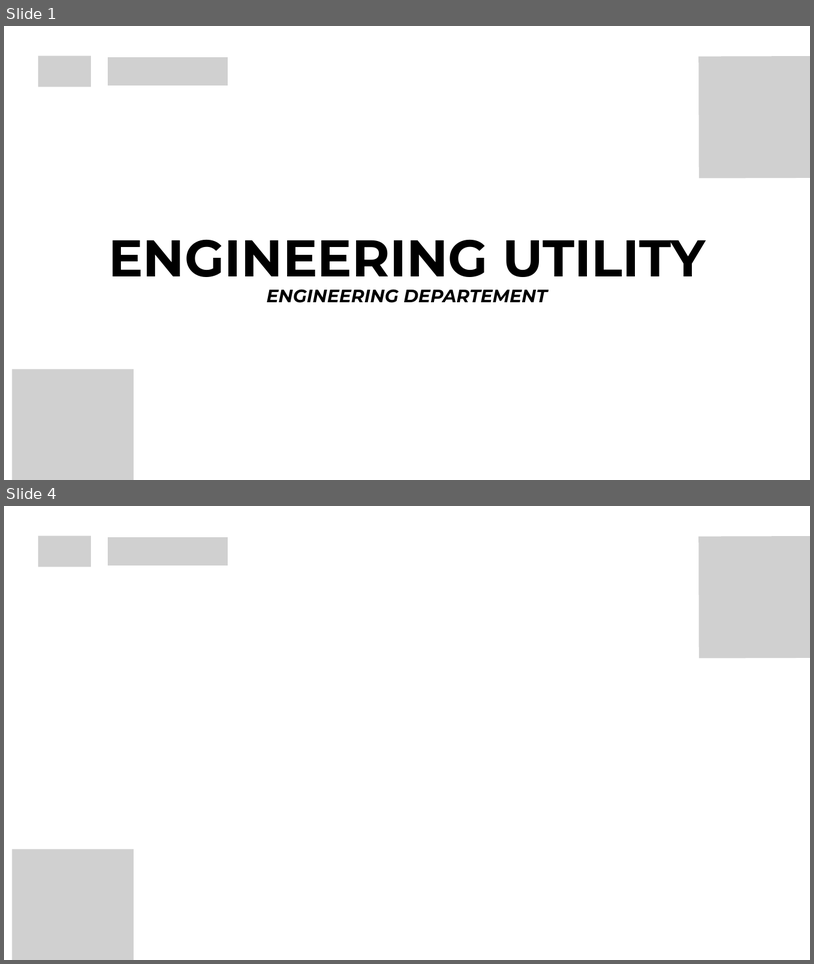
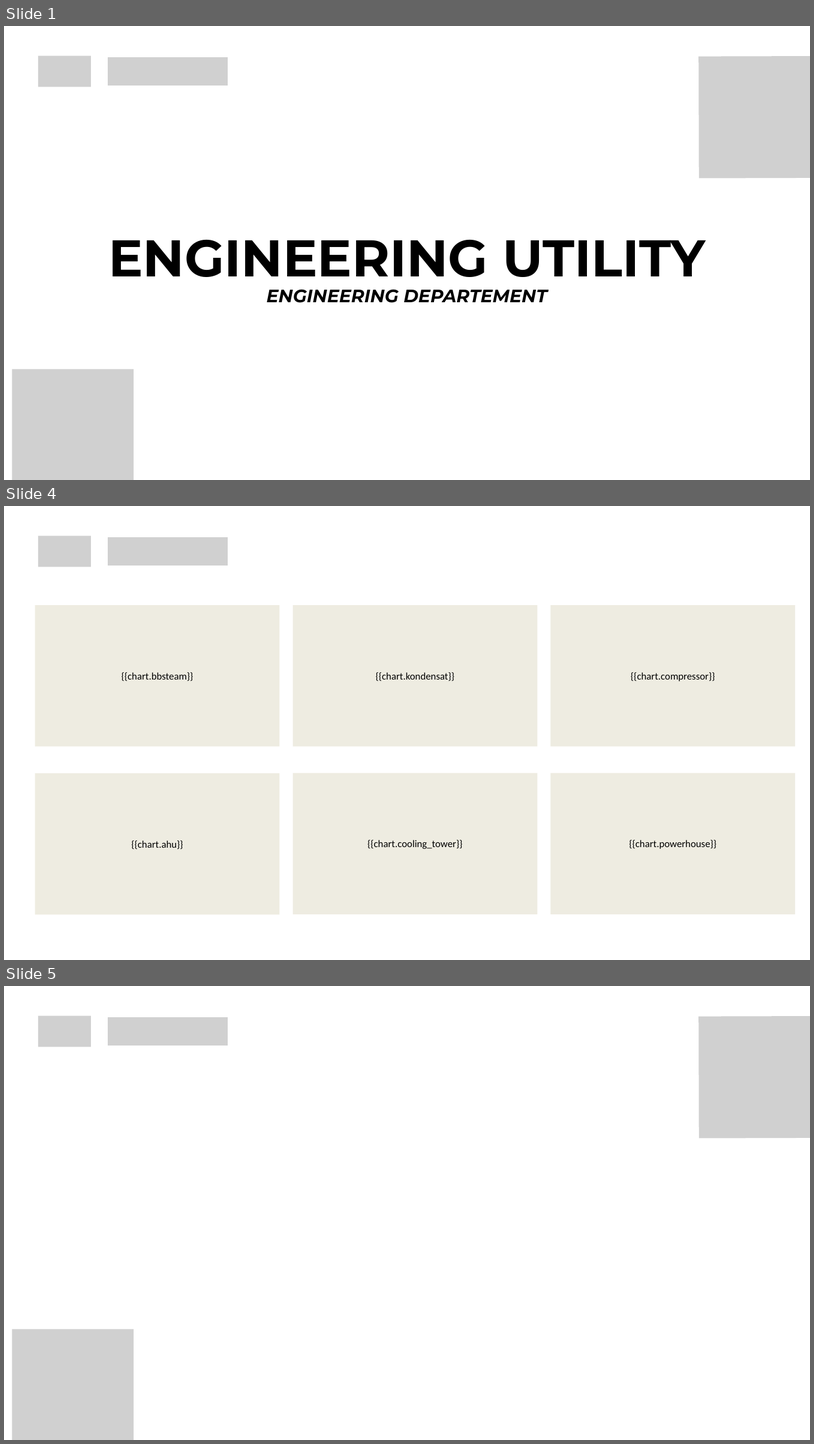
Before and after one commit to Praja04/Engineering, a slide deck: public/assets/templates/pptx/template_eut.pptx. Shown one above the other, each under a label of ours: slides 1 and 4 before the commit, slides 1, 4 and 5 after it; the slides between them are not shown. The pictures are 814x964 and 814x1444 pixels, drawn with LibreOffice and Linux fonts; fonts in the diff are those of the drawing; grey boxes stand for pictures. Boxes give left, top, right and bottom in pixels: in the first picture for what was removed or moved away, otherwise in the second. Text is boxed around its words. In the diff, an @@ line names an element or a change of style, - is before the commit and + after.

```diff
--- a/public/assets/templates/pptx/template_eut.pptx
+++ b/public/assets/templates/pptx/template_eut.pptx
@@ slide 4 added at (4, 506, 810, 960), background #FFFFFF @@
@@ picture added at (38, 536, 91, 567) @@
@@ picture added at (108, 537, 228, 565) @@
@@ rectangle added at (35, 605, 280, 747), fill #EEECE1, 18 pt, text #000000 @@
+{{chart.bbsteam}}
@@ rectangle added at (293, 605, 538, 747), fill #EEECE1, 18 pt, text #000000 @@
+{{chart.kondensat}}
@@ rectangle added at (551, 605, 795, 747), fill #EEECE1, 18 pt, text #000000 @@
+{{chart.compressor}}
@@ rectangle added at (35, 773, 280, 914), fill #EEECE1, 18 pt, text #000000 @@
+{{chart.ahu}}
@@ rectangle added at (293, 773, 538, 914), fill #EEECE1, 18 pt, text #000000 @@
+{{chart.cooling_tower}}
@@ rectangle added at (551, 773, 795, 914), fill #EEECE1, 18 pt, text #000000 @@
+{{chart.powerhouse}}
@@ what was slide 4 is now slide 5 @@
```
Also in this commit, not shown: 1 slide changed, 1 other slide added, 1 slide removed.
